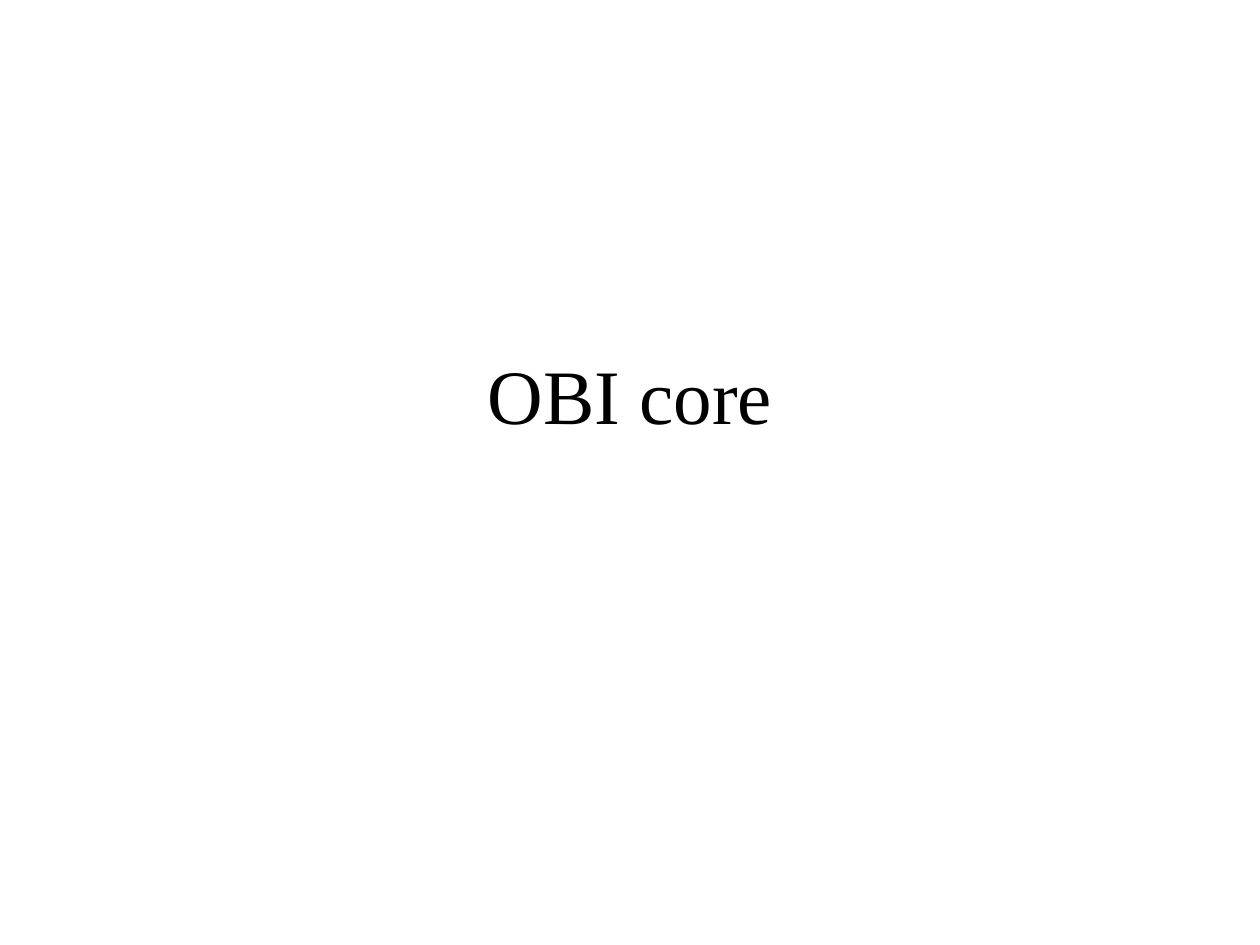
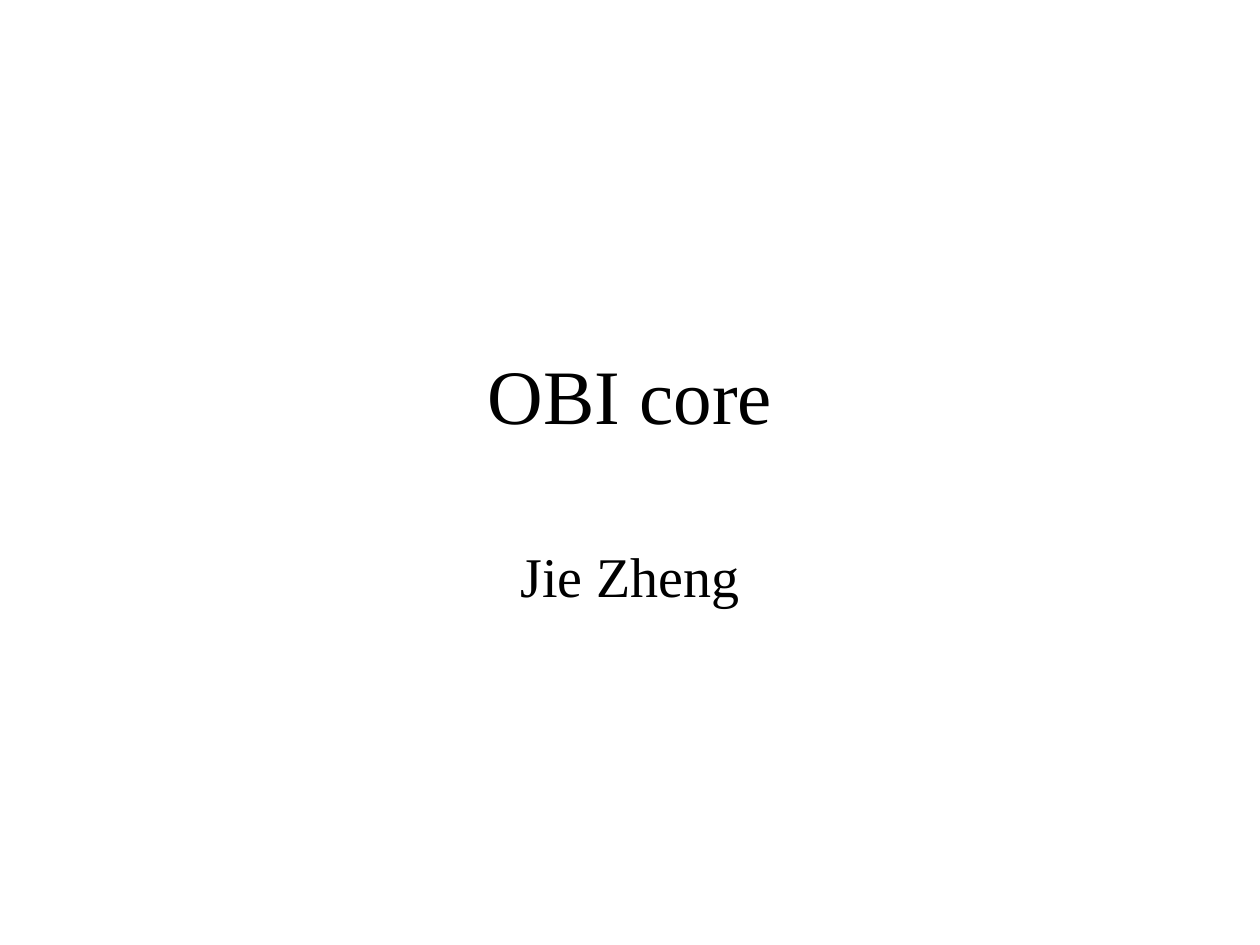
Before and after one commit to obi-ontology/obi-legacy-svn, a slide deck: slide 1 of trunk/docs/presentations/OBI workshop May 2012 Ann Arbor/OBI Core/OBI core.ppt. Drawn at 1260x945 pixels with LibreOffice and Linux fonts; fonts in the diff are those of the drawing. Boxes give left, top, right and bottom in pixels: in the first picture for what was removed or moved away, otherwise in the second. Text is boxed around its words. In the diff, an @@ line names an element or a change of style, - is before the commit and + after.

Commit message:
OBI technique issues slides

```diff
--- a/trunk/docs/presentations/OBI workshop May 2012 Ann Arbor/OBI Core/OBI core.ppt
+++ b/trunk/docs/presentations/OBI workshop May 2012 Ann Arbor/OBI Core/OBI core.ppt
@@ subtitle added at <box>520,558,739,608</box>, 32 pt, text #000000 @@
+Jie Zheng
```
Also in this commit, not shown: 1 other file.
